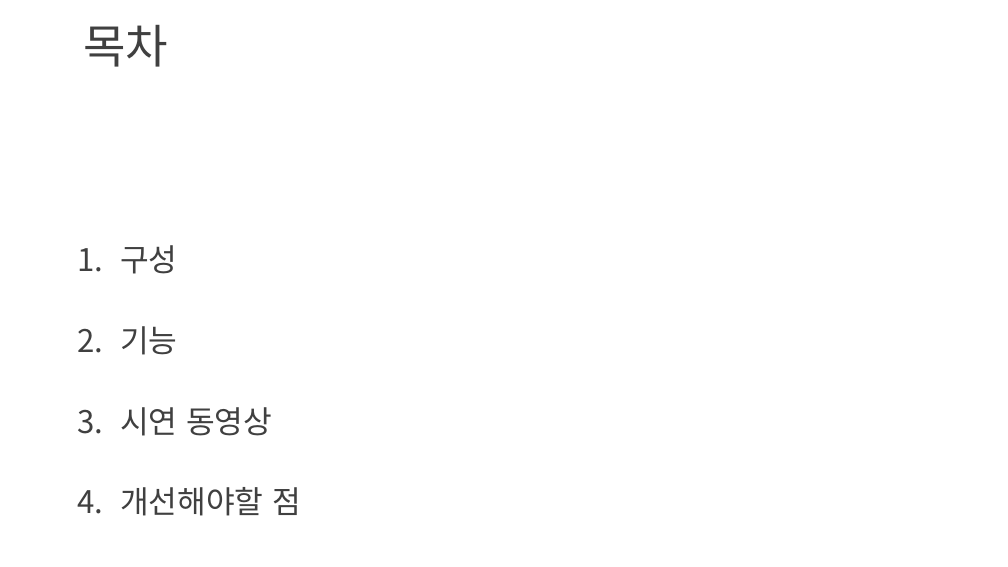
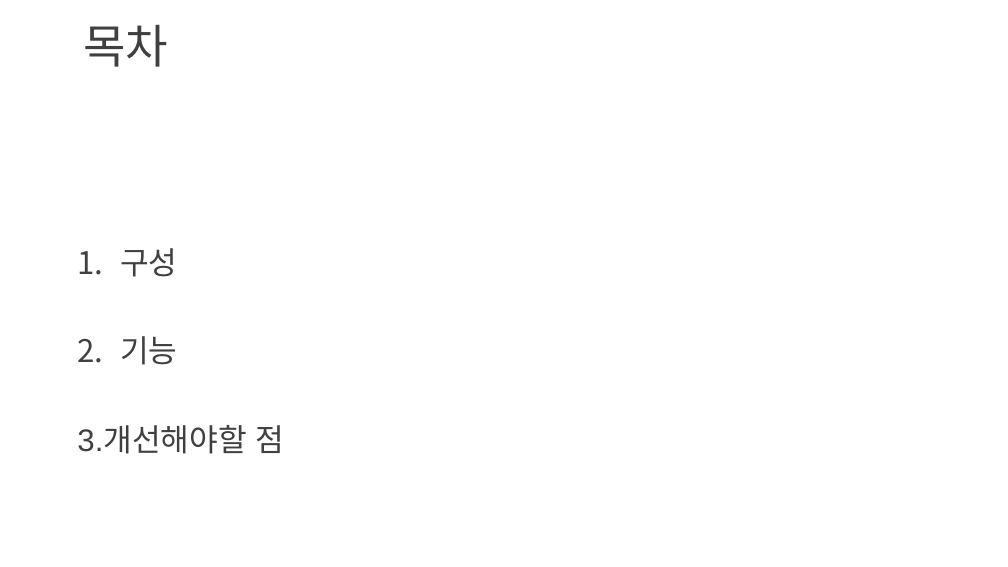
Before and after one commit to kutmicro/2015136108, a slide deck: slide 2 of HR_Car_최종 발표.pptx. Drawn at 1008x567 pixels with LibreOffice and Linux fonts; fonts in the diff are those of the drawing; background and template pictures are left out. Boxes give left, top, right and bottom in pixels: in the first picture for what was removed or moved away, otherwise in the second. Text is boxed around its words. In the diff, an @@ line names an element or a change of style, - is before the commit and + after.

```diff
--- a/HR_Car_최종 발표.pptx
+++ b/HR_Car_최종 발표.pptx
@@ text at (120,248,177,365): line spacing 0.8 to 0.9 @@
@@ text at (77,425,285,454): text changed @@
-3. 시연 동영상
-4. 개선해야할 점
+3.개선해야할 점
```
Also in this commit, not shown: 1 slide removed.
